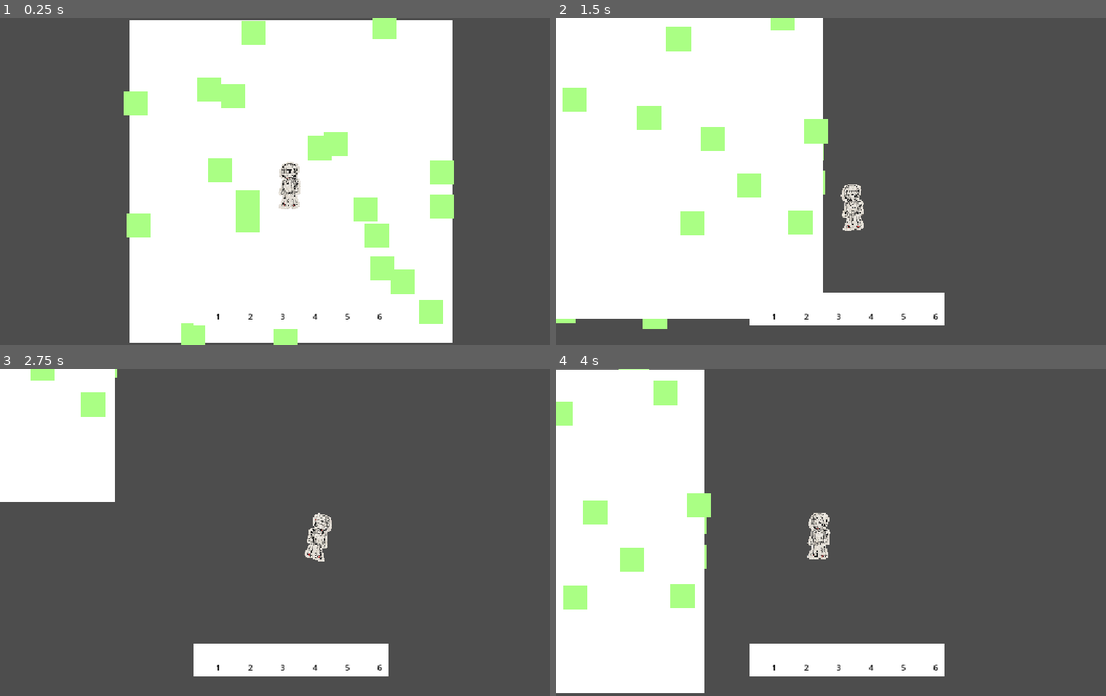
Above: before the commit, frames 1-4 (two rows, left to right).
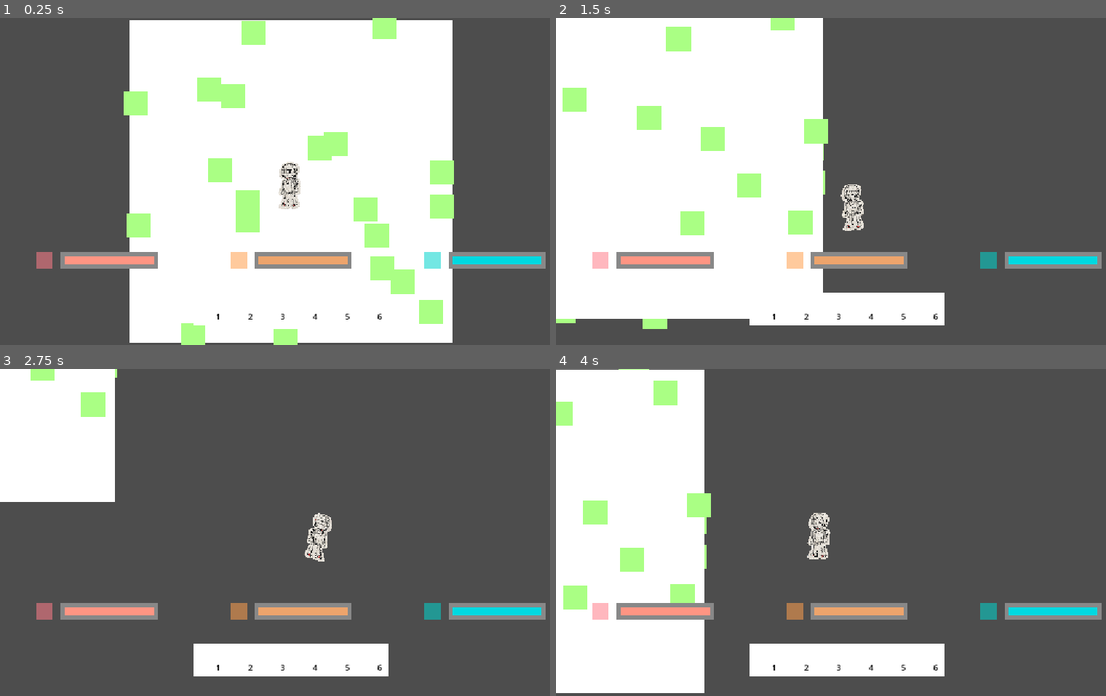
Above: after the commit, the same moments.

Repository: Duckwastakon/brackeysJam
Game: Godot game, scene res://animals/scene/map.tscn
Two runs of this game, one before a commit and one after it. Both use one fixed random seed, a clock stepped at 60 frames per second and the inputs below. The project has no main scene, so this scene is started directly.
Inputs (mouse positions are in pixels of both pictures, inside the frame that each line leads up to):
- Up to frame 1 (0.25 s): no input
- Up to frame 2 (1.5 s): tap Enter at 0.5 s; move the mouse to (974, 165) at 0.52 s; hold D (right) 0.53-1.28 s; tap 1 (1) at 0.6 s; click (974, 165) at 0.67 s; tap 2 (2) at 0.8, 1.35 s; move the mouse to (732, 197) at 1.27 s; hold S (down) from 1.28 s (still down)
- Up to frame 3 (2.75 s): tap 3 (3) at 1.55, 2.1 s; move the mouse to (346, 460) at 2.02 s; release S (down) at 2.03 s; hold D (right) from 2.03 s (still down); tap 4 (4) at 2.3 s
- Up to frame 4 (4 s): move the mouse to (820, 597) at 2.77 s; release D (right) at 2.78 s; hold W (up) 2.78-3.53 s; tap 4 (4) at 2.85 s; click (820, 597) at 2.92 s; tap 5 (5) at 3.05, 3.6 s; move the mouse to (1023, 581) at 3.52 s; hold A (left) from 3.53 s (still down); tap 6 (6) at 3.8 s

The runs differ from the first frame. In frame 1, 3.2% of the frame differs, in the area x 6-100%, y 71-77%; in frame 2, 3.2%; in frame 3, 3.2%; in frame 4, 3.2%.
Error in both runs: Invalid access to property or key 'damage' on a base object of type 'Area2D'. (res://player/attacking_controller.gd:38)

Commit message:
crafting system start

Diff:
--- /dev/null
+++ b/craftableItems.gd
@@ -0,0 +1,18 @@
+extends Node
+
+var items = [
+	"sticks",
+	"rock",
+]
+
+var cratables = {
+	"swrd": {
+		"sticks": 3
+	},
+	"bow": {
+		"sticks": 5
+	},
+	"club": {
+		"sticks": 9
+	}
+}
--- a/inventory.gd
+++ b/inventory.gd
@@ -6,6 +6,9 @@
 @export var inventorySize = 6
 @onready var invSlot = $invSlot
 @onready var slotContainer = $container
+
+@onready var craftableButton = $craftable
+@onready var craftableContainer = $craftableItems
 
 func _ready() -> void:
 	for i in inventorySize:
@@ -30,6 +33,13 @@
 	return([inventory[ind], invAmounts[ind]])
 
 func pickUpItem(itemName, amount = 1):
+	var success = attemptPickUp(itemName, amount)
+	if(success):
+		setCrafting()
+
+	return success
+
+func attemptPickUp(itemName, amount = 1):
 	var stackable = true
 	if(stackable):
 		if(inventory.has(itemName)):
@@ -69,6 +79,69 @@
 func dropItem(ind):
 	var item = [inventory[ind], invAmounts[ind]]
 	inventory[ind] = ""
-	print("Hello world")
 	invAmounts[ind] = 0
 	return item
+
+func setCrafting():
+	for c in craftableContainer.get_children():
+		if c is Button:
+			c.disconnect("button_up", craft)
+		c.queue_free()
+	var i = 0
+	for craftable in CraftableItems.cratables:
+		var possible = true
+		for item in CraftableItems.cratables[craftable]:
+			if(inventory.has(item)):
+				if(invAmounts[inventory.find(item)] >= CraftableItems.cratables[craftable][item]):
+					pass
+				else:
+					possible = false
+					break
+			else:
+				possible = false
+				break
+
+		if(possible):
+			var newButton: Button = craftableButton.duplicate()
+			var currentButtons = i
+			i+=1
+			var y = (currentButtons - (currentButtons%5))/5
+			print(craftable)
+			print(y)
+			var x = currentButtons - y*5
+			print(x)
+
+			craftableContainer.add_child(newButton)
+			newButton.position = Vector2(8+64*x, 8+84*y)
+			newButton.text = str(craftable)
+			newButton.visible = true
+
+			newButton.connect("button_up", craft.bind(craftable, CraftableItems.cratables[craftable], newButton))
+
+var crafting = false
+
+func craft(itemName, costs, btn: Button):
+	if(crafting): return
+
+	crafting = true
+	var craftingTime = 3
+
+	var colorRectInd = ColorRect.new()
+	btn.add_child(colorRectInd)
+	colorRectInd.position = Vector2(0, btn.size.y)
+	colorRectInd.modulate = Color.from_rgba8(48, 48, 48, 100)
+	colorRectInd.size = Vector2(btn.size.x, btn.size.y)
+	colorRectInd.scale = Vector2(1, 0)
+
+	var timerTween = create_tween()
+	timerTween.tween_property(colorRectInd, "scale", Vector2(1, -1), craftingTime)
+	timerTween.play()
+	await timerTween.finished
+	timerTween.kill()
+	if(colorRectInd):
+		colorRectInd.queue_free()
+
+	crafting = false
+
+func removeItems(items):
+	pass
--- a/player/inventory.tscn
+++ b/player/inventory.tscn
@@ -35,10 +35,111 @@
 horizontal_alignment = 1
 vertical_alignment = 1
 
-[node name="hpBar" type="Control" parent="." unique_id=1526879345]
+[node name="health" type="Control" parent="." unique_id=1526879345]
 layout_mode = 3
 anchors_preset = 0
 offset_left = 64.0
 offset_top = 448.0
 offset_right = 320.0
 offset_bottom = 512.0
+
+[node name="background" type="ColorRect" parent="health" unique_id=2114921211]
+layout_mode = 0
+offset_left = 56.0
+offset_top = 16.0
+offset_right = 248.0
+offset_bottom = 48.0
+color = Color(0.53224236, 0.53224236, 0.53224236, 1)
+
+[node name="fill" type="ColorRect" parent="health/background" unique_id=1169170729]
+layout_mode = 0
+offset_left = 8.0
+offset_top = 8.0
+offset_right = 184.0
+offset_bottom = 24.0
+color = Color(1, 0.58370584, 0.5135992, 1)
+
+[node name="icon" type="ColorRect" parent="health" unique_id=1884173818]
+layout_mode = 0
+offset_left = 8.0
+offset_top = 16.0
+offset_right = 40.0
+offset_bottom = 48.0
+color = Color(0.99607843, 0.4862745, 0.5372549, 0.5529412)
+
+[node name="warmth" type="Control" parent="." unique_id=695753778]
+layout_mode = 3
+anchors_preset = 0
+offset_left = 832.0
+offset_top = 448.0
+offset_right = 1088.0
+offset_bottom = 512.0
+
+[node name="background3" type="ColorRect" parent="warmth" unique_id=31855484]
+layout_mode = 0
+offset_left = 56.0
+offset_top = 16.0
+offset_right = 248.0
+offset_bottom = 48.0
+color = Color(0.53224236, 0.53224236, 0.53224236, 1)
+
+[node name="fill" type="ColorRect" parent="warmth/background3" unique_id=239162408]
+layout_mode = 0
+offset_left = 8.0
+offset_top = 8.0
+offset_right = 184.0
+offset_bottom = 24.0
+color = Color(0, 0.85005337, 0.8836335, 1)
+
+[node name="icon3" type="ColorRect" parent="warmth" unique_id=690895390]
+layout_mode = 0
+offset_left = 8.0
+offset_top = 16.0
+offset_right = 40.0
+offset_bottom = 48.0
+color = Color(0.0073031676, 0.8303494, 0.8001004, 0.5529412)
+
+[node name="hunger" type="Control" parent="." unique_id=165997058]
+layout_mode = 3
+anchors_preset = 0
+offset_left = 448.0
+offset_top = 448.0
+offset_right = 704.0
+offset_bottom = 512.0
+
+[node name="background2" type="ColorRect" parent="hunger" unique_id=752846547]
+layout_mode = 0
+offset_left = 56.0
+offset_top = 16.0
+offset_right = 248.0
+offset_bottom = 48.0
+color = Color(0.53224236, 0.53224236, 0.53224236, 1)
+
+[node name="fill" type="ColorRect" parent="hunger/background2" unique_id=698780531]
+layout_mode = 0
+offset_left = 8.0
+offset_top = 8.0
+offset_right = 184.0
+offset_bottom = 24.0
+color = Color(0.9290363, 0.64221257, 0.4239976, 1)
+
+[node name="icon2" type="ColorRect" parent="hunger" unique_id=1441680399]
+layout_mode = 0
+offset_left = 8.0
+offset_top = 16.0
+offset_right = 40.0
+offset_bottom = 48.0
+color = Color(0.99999994, 0.62121767, 0.3059253, 0.5529412)
+
+[node name="craftableItems" type="Control" parent="." unique_id=1193138500]
+layout_mode = 3
+anchors_preset = 0
+offset_right = 320.0
+offset_bottom = 384.0
+
+[node name="craftable" type="Button" parent="." unique_id=837457257]
+visible = false
+offset_left = 8.0
+offset_top = 8.0
+offset_right = 56.0
+offset_bottom = 56.0
--- a/project.godot
+++ b/project.godot
@@ -17,6 +17,7 @@
 [autoload]
 
 Global="*uid://7ichyk2gekxj"
+CraftableItems="*uid://c6smdl5rtjks5"
 
 [display]
 
Not shown, added: craftableItems.gd.uid
